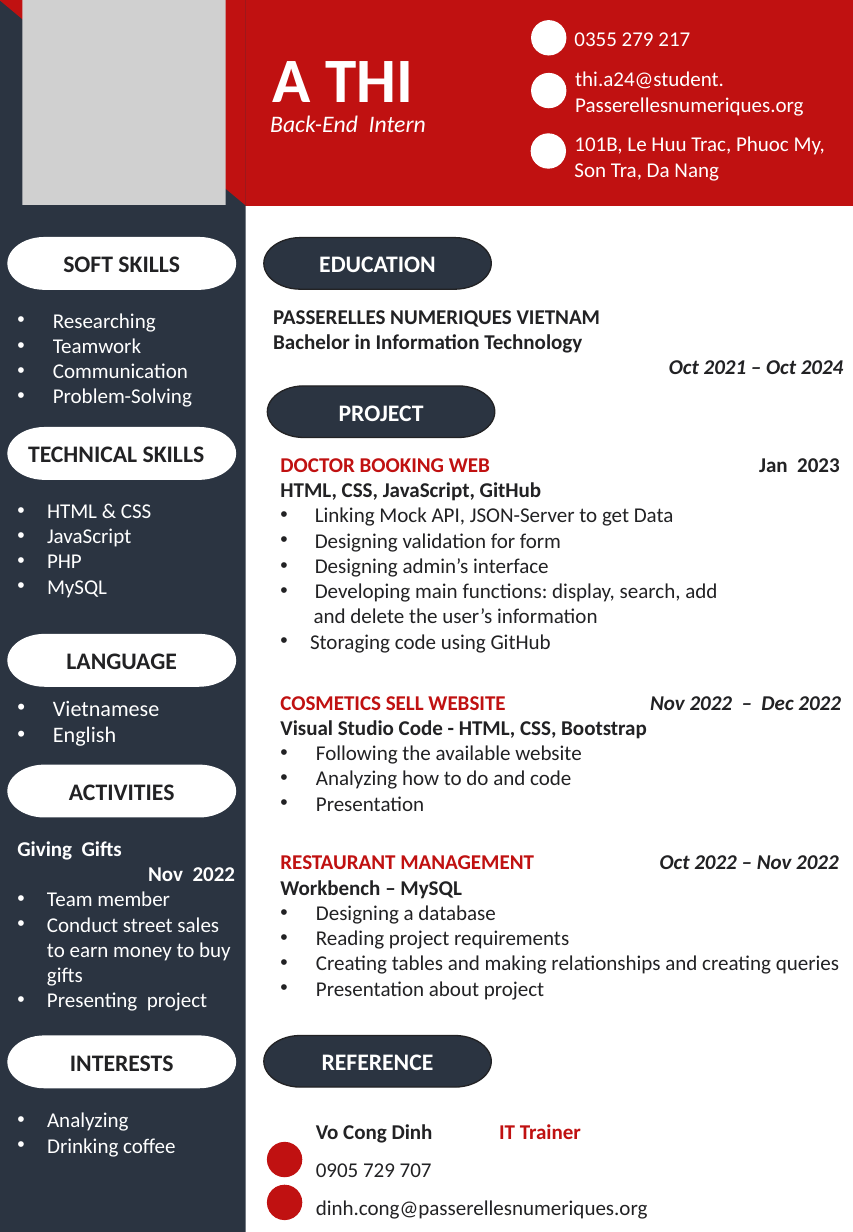
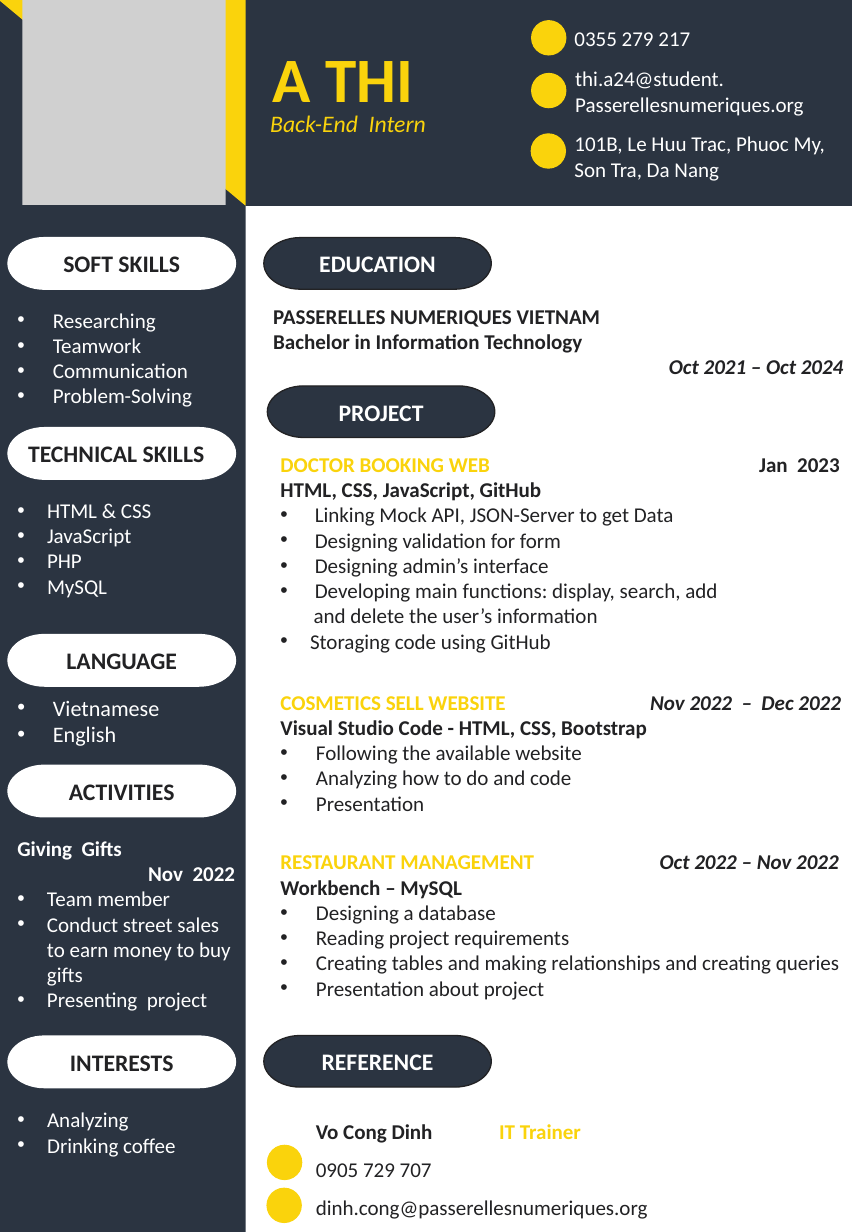
Before and after one commit to thibackend/PLT4, a slide deck: slide 2 of CL-CV Editable to apply in Sun company.pptx. Drawn at 853x1232 pixels with LibreOffice and Linux fonts; fonts in the diff are those of the drawing; grey boxes stand for pictures; background and template pictures are left out. Boxes give left, top, right and bottom in pixels: in the first picture for what was removed or moved away, otherwise in the second. Text is boxed around its words. In the diff, an @@ line names an element or a change of style, - is before the commit and + after.

```diff
--- a/CL-CV Editable to apply in Sun company.pptx
+++ b/CL-CV Editable to apply in Sun company.pptx
@@ rectangle at (242, 0, 851, 205): fill #C01111 to #2B3441; outline #C01111 1 pt to #2B3441 1 pt @@
@@ text "A THI" at (273, 61, 413, 118): text colour #FFFFFF to #FAD30C, letter outline none to #FAD30C 0.75 pt @@
@@ text "Back-End Intern" at (270, 115, 426, 132): text colour #FFFFFF to #FAD30C, letter outline none to #FAD30C 0.75 pt @@
@@ fill #FFFFFF to #FAD30C; outline #FFFFFF 1 pt to #FAD30C 1 pt in 3 elements at (532, 21, 566, 55), (532, 74, 566, 108), (532, 134, 566, 168) @@
@@ text at (280, 458, 490, 472): text colour #C01111 to #FAD30C in "DOCTOR BOOKING WEB" @@
@@ text at (280, 696, 841, 710): text colour #C01111 to #FAD30C in "COSMETICS SELL WEBSITE" @@
@@ text at (280, 855, 839, 869): text colour #C01111 to #FAD30C in "RESTAURANT MANAGEMENT" @@
@@ text at (316, 1124, 581, 1143): text colour #C01111 to #FAD30C in "IT Trainer" @@
@@ fill #C01111 to #FAD30C; outline #C01111 1 pt to #FAD30C 1 pt in 3 elements at (0, 0, 245, 204), (267, 1146, 301, 1180), (267, 1189, 301, 1223) @@
```
Also in this commit, not shown: 1 other slide changed, 3 other files.
